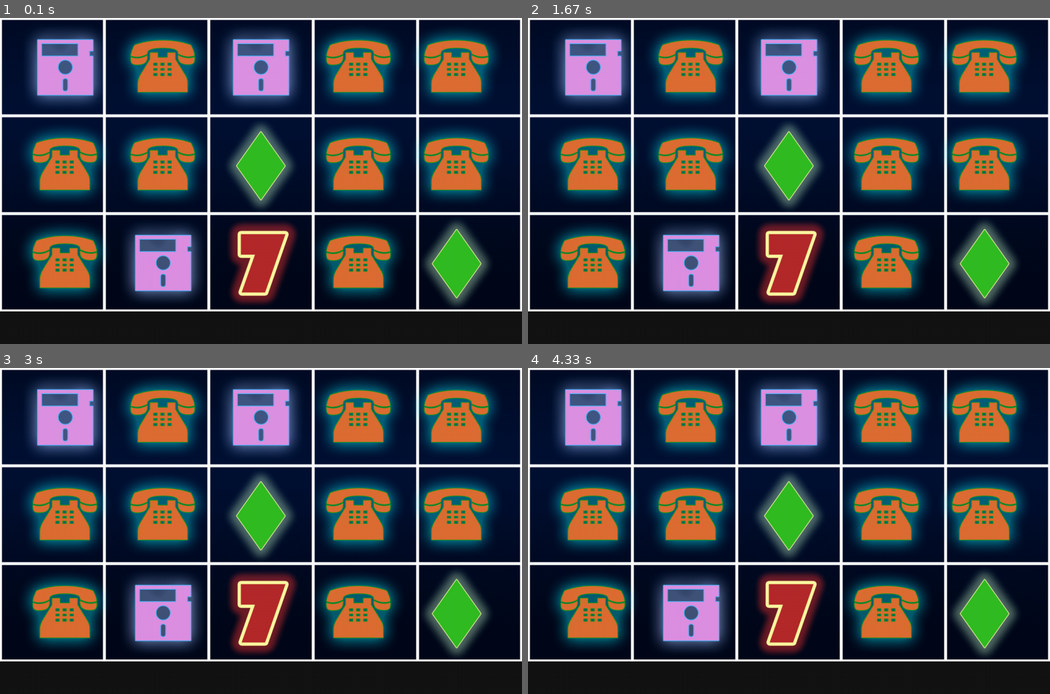
Above: before the commit, frames 1-4 (two rows, left to right).
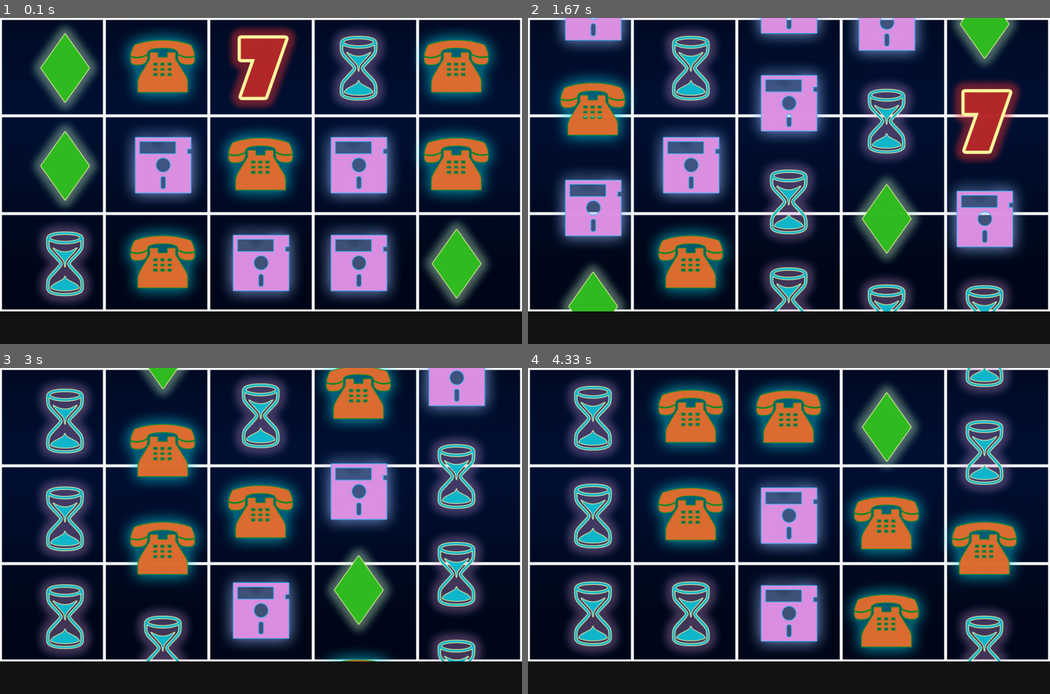
Above: after the commit, the same moments.

Repository: OstapchukIryna/pygame-slot-machine
Game: pygame game, started from main.py
The game is run twice, just before and just after one commit, with the same random seed, the same clock (stepped at 60 frames per second) and the same inputs.
Inputs:
- Up to frame 1 (0.1 s): no input
- Up to frame 2 (1.67 s): tap Space at 0.33, 0.67 s
- Up to frame 3 (3 s): no input
- Up to frame 4 (4.33 s): no input

The runs differ from the first frame. In frame 1, 31% of the frame differs, in the area x 4-77%, y 2-88%; in frame 2, 51%, in the area x 4-95%, y 0-91%; in frame 3, 48%; in frame 4, 37%.

Commit message:
Added spinning animation with easing effect

Diff:
--- /dev/null
+++ b/easing.py
@@ -0,0 +1,2 @@
+def ease_out_cubic(t: float) -> float:
+    return 1 - (1 - t) ** 3
--- a/machine.py
+++ b/machine.py
@@ -1,6 +1,9 @@
 import pygame
 from settings import START_X, START_Y, SYMBOL_SIZE, OFFSET_X, NUM_REELS, SYMBOLS, GAME_WIDTH, GAME_HEIGHT
 from reel import Reel
+
+BASE_SPIN_DURATION = 1.5
+STAGGER_SECONDS = 0.3
 
 
 class Machine:
@@ -21,13 +24,14 @@
             reel.spin()
 
     def spin_all(self) -> None:
-        for reel in self.reels:
-            reel.spin()
+        if any(reel.is_spinning for reel in self.reels):
+            return   # не даём стартовать новый спин, пока предыдущий не закончился
+        for i, reel in enumerate(self.reels):
+            reel.start_spin(BASE_SPIN_DURATION + i * STAGGER_SECONDS)
 
     def update(self, dt: float) -> None:
-        pass
-        # for reel in self.reels:
-        #     reel.update(dt)
+        for reel in self.reels:
+            reel.update(dt)
 
     def draw(self, surface: pygame.Surface) -> None:
         game_area = pygame.Rect(0, 0, GAME_WIDTH, GAME_HEIGHT)
--- a/main.py
+++ b/main.py
@@ -35,6 +35,8 @@
                 if event.type == pygame.QUIT:
                     pygame.quit()
                     sys.exit()
+                if event.type == pygame.KEYDOWN and event.key == pygame.K_SPACE:
+                    self.machine.spin_all()
 
             # Time variables
             self.delta_time = self.clock.tick(FPS) / 1000
--- a/reel.py
+++ b/reel.py
@@ -3,6 +3,9 @@
 import random
 from settings import *
 from symbol_sprite import SymbolSprite
+from easing import ease_out_cubic
+
+SPIN_FILLER_STEPS = 20
 
 
 class Reel:
@@ -11,25 +14,71 @@
         # {"cherry": {"weight": 10, "image_path": "..."}, ...}
         self.symbols = symbols
         self.symbol_sprites = pygame.sprite.Group()
+
+        # Spinnig logic
+        self._slot_sprites: list[SymbolSprite] = []
         self.is_spinning = False
+        self.spin_elapsed = 0.0
+        self.spin_duration = 0.0
+        self.strip: list[str] = []
+
+        self.spin()
 
     def _pick_random_symbols(self, count: int = 5) -> list[str]:
         names = list(self.symbols.keys())
         weights = [self.symbols[name].weight for name in names]
         return random.choices(names, weights=weights, k=count)
 
+    def _set_slots(self, names: list[str]) -> None:
+        """(Пере)создаёт 5 спрайтов под конкретный набор имён — используется и для мгновенного спина, и как стартовое состояние анимации."""
+        self.symbol_sprites.empty()
+        self._slot_sprites = []
+        for i, name in enumerate(names):
+            sprite = SymbolSprite(self.symbols[name], self.pos, i)
+            self.symbol_sprites.add(sprite)
+            self._slot_sprites.append(sprite)
+
     def spin(self) -> None:
-        chosen = self._pick_random_symbols()
-        self.symbol_sprites.empty()
-        for i, symbol_name in enumerate(chosen):
-            sprite = SymbolSprite(self.symbols[symbol_name], self.pos, i)
-            self.symbol_sprites.add(sprite)
+        """Мгновенный (без анимации) спин — даёт финальный результат сразу."""
+        self._set_slots(self._pick_random_symbols(5))
 
-    def update(self, dt):
-        pass
+    def start_spin(self, duration: float) -> None:
+        """Запускает анимированный спин: строит ленту (мелькание + финал), включает состояние SPINNING."""
+        filler = self._pick_random_symbols(SPIN_FILLER_STEPS)
+        final_symbols = self._pick_random_symbols(5)
+        self.strip = filler + final_symbols
 
-    def draw(self, screen: pygame.Surface) -> None:
-        self.symbol_sprites.draw(screen)
+        self.is_spinning = True
+        self.spin_elapsed = 0.0
+        self.spin_duration = duration
+        self._set_slots(self.strip[0:5])
+
+    def update(self, dt: float) -> None:
+        if not self.is_spinning:
+            return
+
+        self.spin_elapsed += dt
+        progress = min(self.spin_elapsed / self.spin_duration, 1.0)
+        eased = ease_out_cubic(progress)
+
+        # сколько всего "шагов" пройдёт окно за весь спин
+        max_scroll = len(self.strip) - 5
+        scroll = eased * max_scroll
+        strip_index = int(scroll)
+        sub_offset = (scroll - strip_index) * SYMBOL_SIZE
+
+        visible_names = self.strip[strip_index: strip_index + 5]
+        for i, (sprite, name) in enumerate(zip(self._slot_sprites, visible_names)):
+            if sprite.name != name:
+                sprite.set_symbol(self.symbols[name])
+            base_y = self.pos.y + i * (SYMBOL_SIZE + OFFSET_Y)
+            sprite.rect.topleft = (self.pos.x, base_y - sub_offset)
+
+        if progress >= 1.0:
+            self.is_spinning = False
+
+    def draw(self, surface: pygame.Surface) -> None:
+        self.symbol_sprites.draw(surface)
 
         # TODO add sounds
         # self.stop_sound = pygame.mixer.Sound("audio/stop.mp3")
--- a/symbol_sprite.py
+++ b/symbol_sprite.py
@@ -17,3 +17,10 @@
         self.rect = self.image.get_rect()
         self.rect.topleft = (position.x, position.y +  # ty:ignore[invalid-assignment]
                              idx * (SYMBOL_SIZE + OFFSET_Y))
+
+    def set_symbol(self, symbol_config: SymbolConfig) -> None:
+        self.name = symbol_config.name
+        self.image = pygame.image.load(
+            symbol_config.image_path).convert_alpha()
+        self.image = pygame.transform.smoothscale(
+            self.image, (SYMBOL_SIZE, SYMBOL_SIZE))
